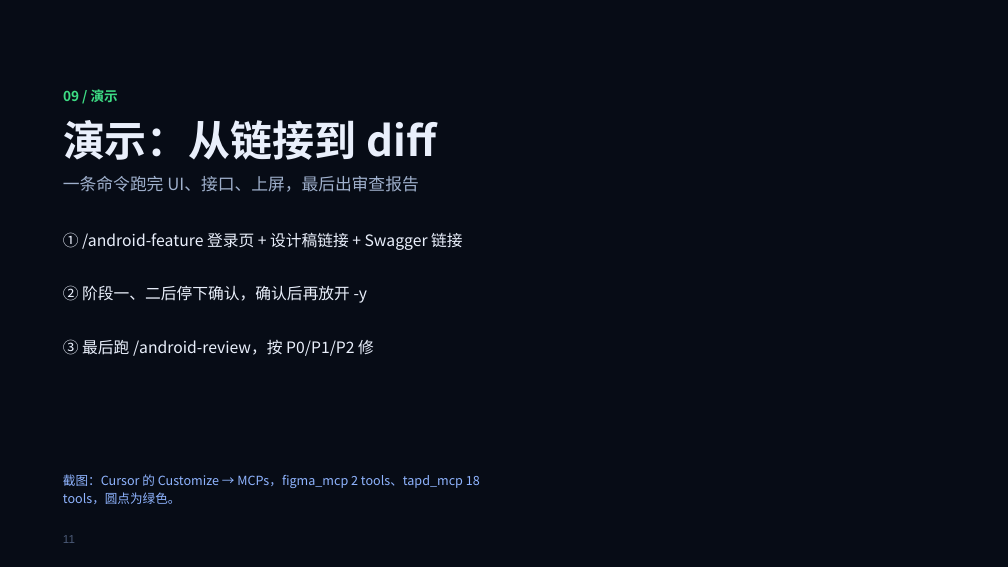
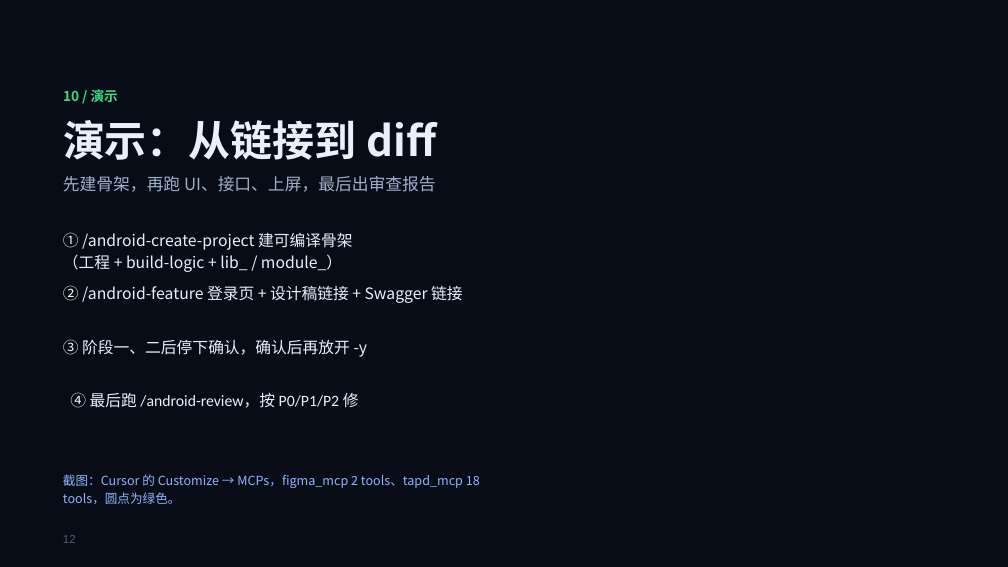
Before and after one commit to Victor2018/AppBase, a slide deck: slide 12 of docs/AICoder/Android-AI-Coder-技术分享.pptx (slide 11 before the commit). Drawn at 1008x567 pixels with LibreOffice and Linux fonts; fonts in the diff are those of the drawing. Boxes give left, top, right and bottom in pixels: in the first picture for what was removed or moved away, otherwise in the second. Text is boxed around its words. In the diff, an @@ line names an element or a change of style, - is before the commit and + after.

Commit message:
add project and module skill

```diff
--- a/docs/AICoder/Android-AI-Coder-技术分享.pptx
+++ b/docs/AICoder/Android-AI-Coder-技术分享.pptx
@@ text at <box>63,89,118,102</box>: text changed @@
-09 / 演示
+10 / 演示
@@ text at <box>63,176,436,192</box>: text changed @@
-一条命令跑完 UI、接口、上屏，最后出审查报告
+先建骨架，再跑 UI、接口、上屏，最后出审查报告
@@ text added at <box>63,232,352,272</box>, 15 pt, text #E9EFFB @@
+① /android-create-project 建可编译骨架
+（工程 + build-logic + lib_ / module_）
@@ text at <box>63,285,462,303</box>: text changed @@
-① /android-feature 登录页 + 设计稿链接 + Swagger 链接
+② /android-feature 登录页 + 设计稿链接 + Swagger 链接
@@ text at <box>63,339,368,357</box>: text changed @@
-② 阶段一、二后停下确认，确认后再放开 -y
+③ 阶段一、二后停下确认，确认后再放开 -y
@@ text at <box>70,392,359,408</box>: text changed; font Noto Sans CJK SC to Calibri @@
-③ 最后跑 /android-review，按 P0/P1/P2 修
+④ 最后跑 /android-review，按 P0/P1/P2 修
@@ text at <box>63,535,76,543</box>: text changed @@
-11
+12
```
Also in this commit, not shown: 10 other slides changed, 1 slide added, 41 other files.
